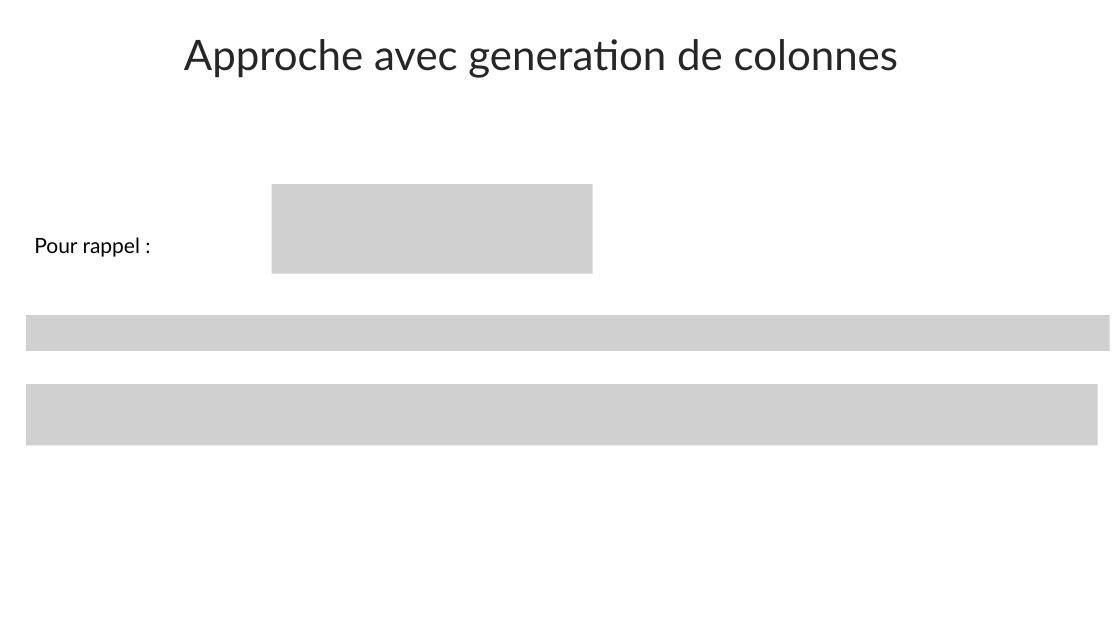
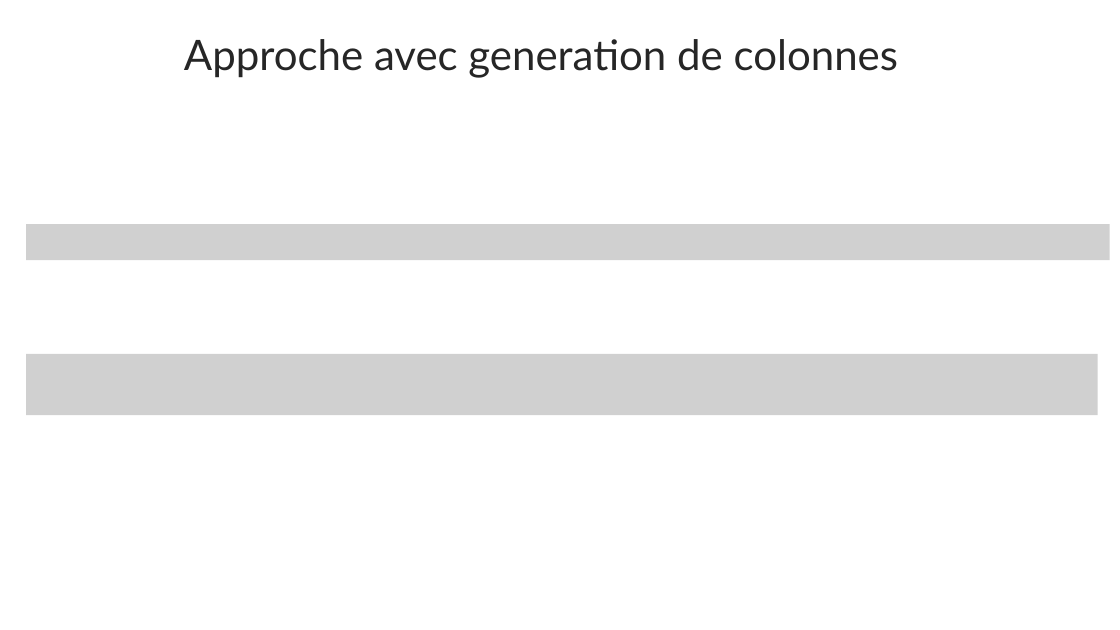
Before and after one commit to SimonBayl/Cutting_Stock_CG, a slide deck: slide 5 of Cutting_Stock_presentation.pptx. Drawn at 1120x630 pixels with LibreOffice and Linux fonts; fonts in the diff are those of the drawing; grey boxes stand for pictures. Boxes give left, top, right and bottom in pixels: in the first picture for what was removed or moved away, otherwise in the second. Text is boxed around its words. In the diff, an @@ line names an element or a change of style, - is before the commit and + after.

```diff
--- a/Cutting_Stock_presentation.pptx
+++ b/Cutting_Stock_presentation.pptx
@@ picture removed at (271,184,592,274) @@
@@ picture added at (26,224,1110,260) @@
@@ text removed at (34,237,140,257) @@
-Pour rappel :
@@ picture removed at (26,315,1110,351) @@
@@ picture: place and size @@
-picture at (26,384,1098,445)
+picture at (26,354,1098,415)
```
Also in this commit, not shown: 7 other slides changed, 1 slide added, 1 other file.
